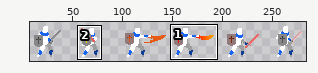
Sprite sheet -- assets/p-attack.png. The first picture is a wide view before the edit; the outline marks the close-up.
Close-up. The starting point:
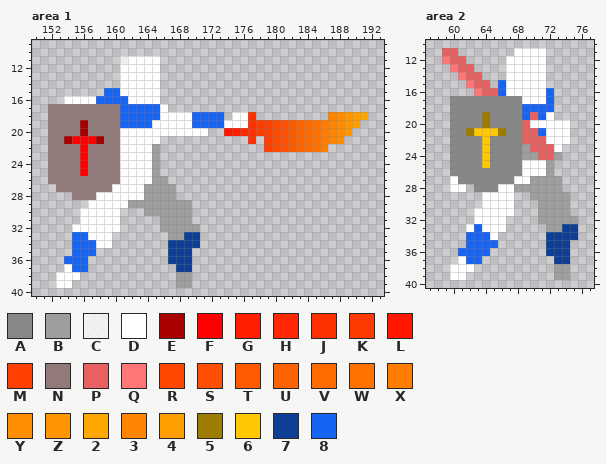
The file is 288x48 pixels. Colours within 5 levels of each other are drawn and written as one. Shown: area 1: x 150..193, y 9..40; area 2: x 57..77, y 10..40. The wide view leaves out empty margins. The commit also changed other parts of the picture, which this record leaves out.
Palette (. is transparent): A #878787  B #9e9e9e  C #ffffffbf  D #ffffff  E #a80000  F #ff0000  G #ff1f00  H #ff2700fe  J #ff3100  K #ff3900fe  L #ff1701  M #ff4001  N #937a7a  P #e76161  Q #fd7777  R #ff4900  S #ff5000fe  T #ff5a00  U #ff6300  V #ff6b00  W #ff7200  X #ff7c00  Y #ff8c00fe  Z #ff9500  2 #ffa700fe  3 #ff8401fe  4 #ff9e01  5 #9e7c00  6 #ffc800  7 #0e3e96  8 #1764f2
New version:
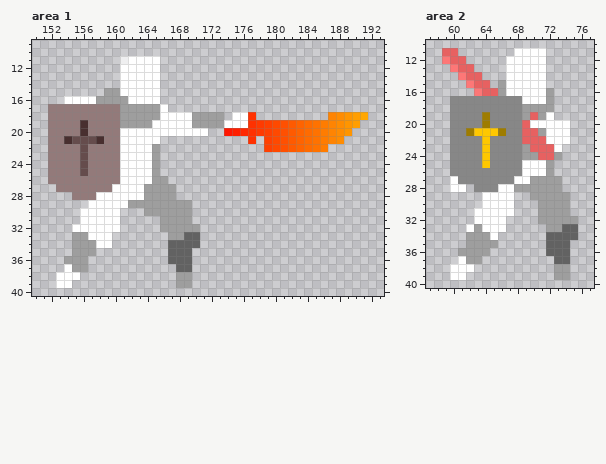
Changes in this commit:
@@ palette @@
-7 #0e3e96
+7 #626262
-E #a80000
+E #482f2f
-F #ff0000
+F #654c4c
--- area 1
@@ x 156..175 @@
 14 .....DDDDD..........
-15 ...88DDDDD..........
-16 DD8888DDDD..........
-17 NNNNN88888D.........
-18 NNNNN88888DDDD8888.D
-19 ENNNN8888DDDDD8888DD
+15 ...BBDDDDD..........
+16 DDBBBBDDDD..........
+17 NNNNNBBBBBD.........
+18 NNNNNBBBBBDDDDBBBB.D
+19 ENNNNBBBBDDDDDBBBBDD
 20 ENNNNDDDDDDDDDDD..LG
@@ x 152..159 @@
 32 ...DDDDD
-33 ...88DDD
-34 ...888DD
-35 ...888..
-36 ..888...
-37 ..D88...
+33 ...BBDDD
+34 ...BBBDD
+35 ...BBB..
+36 ..BBB...
+37 ..DBB...
 38 .DDD....
--- area 2
@@ x 64..74 @@
 14 ...DDDDD...
-15 P.8DDDDD...
-16 PP8DDDDD8..
-17 AAAAADDD8..
-18 AAAAA8888..
-19 5AAAA8P8D..
+15 P.BDDDDD...
+16 PPBDDDDDB..
+17 AAAAADDDB..
+18 AAAAABBBB..
+19 5AAAABPBD..
 20 5AAAAPDDDDD
-21 665AAPP8DDD
+21 665AAPPBDDD
 22 6AAAAPPPDDD
@@ x 59..67 @@
 32 ....DDDD.
-33 ...D8DDD.
-34 ...888D..
-35 ...8888..
-36 ..8888...
-37 ..D88....
+33 ...DBDDD.
+34 ...BBBD..
+35 ...BBBB..
+36 ..BBBB...
+37 ..DBB....
 38 .DDD.....
Boxes around the changes in both close-ups, in picture pixels (x1, y1, x2, y2):
changed: (64, 88, 224, 176)
changed: (64, 232, 96, 272)
changed: (168, 232, 200, 272)
changed: (498, 80, 554, 136)
changed: (458, 224, 498, 264)
changed: (546, 224, 578, 264)
